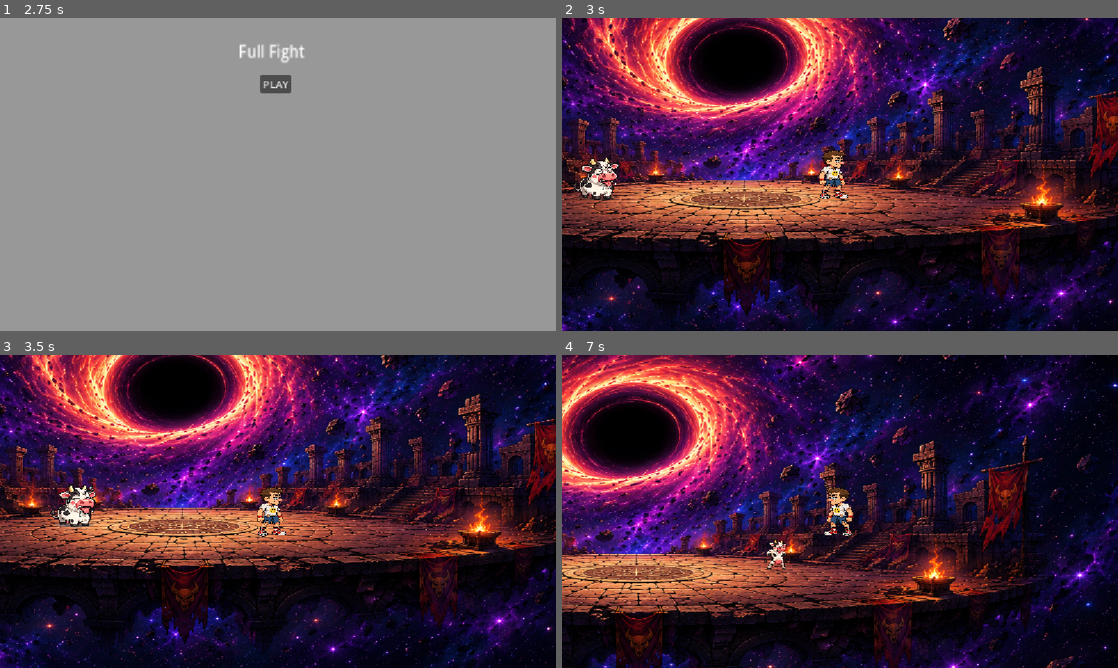
Above: before the commit, frames 1-4 (two rows, left to right).
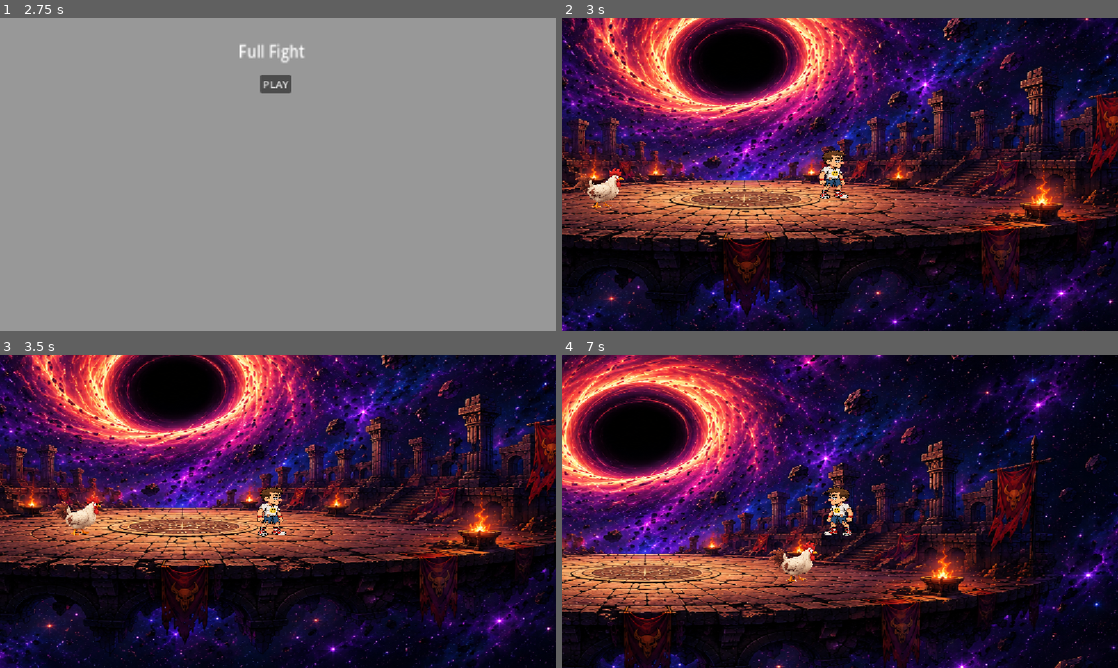
Above: after the commit, the same moments.

Repository: CarlosMoldovan/FightFull
Game: Godot game, scene res://splash.tscn
Two runs of this game, one before a commit and one after it. Both use one fixed random seed, a clock stepped at 60 frames per second and the inputs below. The engine's default icon, where the game draws it, is replaced by a stand-in: a white triangle on a blue panel in a dark square.
Inputs:
- Up to frame 1 (2.75 s): tap Enter at 0.5, 2 s; hold Right (move_right) 0.53-2.03 s; tap Space (attack) at 0.6, 1.25, 1.35, 2.1 s; tap Up (jump) at 0.77, 1.52 s; hold Left (move_left) from 2.03 s (still down)
- Up to frame 2 (3 s): release Left (move_left) at 2.75 s; click "PLAY" at 2.75 s
- Up to frame 3 (3.5 s): no input
- Up to frame 4 (7 s): hold Right (move_right) 3.53-5.03 s; tap Space (attack) every 0.75 s from 3.6 to 6.6 s; tap Up (jump) at 3.77, 4.52, 5.27, 6.77 s; hold Left (move_left) 5.03-5.78 s; hold Right (move_right) 5.78-6.53 s; hold Left (move_left) from 6.53 s (still down)

Frame 1 is identical in both runs. In frame 2, 0.9% of the frame differs, in the area x 2-12%, y 44-62%; in frame 3, 0.9%; in frame 4, 43%, in the area x 0-100%, y 0-100%.

Commit message:
Add chicken enemy and improve enemy collisions

Diff:
--- /dev/null
+++ b/chicken.gd
@@ -0,0 +1,159 @@
+extends "res://enemy.gd"
+
+const EGG_SCENE = preload("res://egg.tscn")
+
+var facing_left = false
+
+var player_on_top = false
+var player_on_top_time = 0.0
+var is_kicking = false
+
+const MAX_STOMP_TIME = 1.2
+const THROW_FORCE_X = 3500.0
+const THROW_FORCE_Y = -350.0
+
+
+func _ready():
+	super._ready()
+
+	$StompDetector.body_entered.connect(
+		_on_stomp_detector_body_entered
+	)
+
+	$StompDetector.body_exited.connect(
+		_on_stomp_detector_body_exited
+	)
+
+
+func _on_stomp_detector_body_entered(body):
+	if body.is_in_group("player"):
+		player_on_top = true
+		player_on_top_time = 0.0
+
+		print("PLAYER ON TOP OF CHICKEN")
+
+
+func _on_stomp_detector_body_exited(body):
+	if body.is_in_group("player"):
+		player_on_top = false
+		player_on_top_time = 0.0
+
+		print("PLAYER LEFT CHICKEN")
+
+
+func move_towards_player():
+	if player == null or is_kicking:
+		return
+
+	var direction = sign(player.global_position.x - global_position.x)
+
+	if direction < 0:
+		facing_left = true
+
+		if $AnimatedSprite2D.animation != "walk_reverse":
+			$AnimatedSprite2D.play("walk_reverse")
+	else:
+		facing_left = false
+
+		if $AnimatedSprite2D.animation != "walk":
+			$AnimatedSprite2D.play("walk")
+
+	velocity.x = direction * SPEED
+	velocity.y = 0
+	move_and_slide()
+
+
+func update_facing_direction():
+	if player == null:
+		return
+
+	if player.global_position.x < global_position.x:
+		facing_left = true
+	else:
+		facing_left = false
+
+
+func attack():
+	can_attack = false
+	velocity = Vector2.ZERO
+
+	update_facing_direction()
+
+	$ChickenSound.play()
+
+	await get_tree().create_timer(0.5).timeout
+
+	if facing_left:
+		$AnimatedSprite2D.play("attack_reverse")
+	else:
+		$AnimatedSprite2D.play("attack")
+
+	await get_tree().create_timer(0.5).timeout
+
+	$EggThrow.play()
+
+	var egg = EGG_SCENE.instantiate()
+	get_parent().add_child(egg)
+
+	egg.global_position = $EggSpawn.global_position
+
+	if facing_left:
+		egg.direction = Vector2.LEFT
+		egg.velocity.y = -200.0
+	else:
+		egg.direction = Vector2.RIGHT
+		egg.velocity.y = -200.0
+
+	await get_tree().create_timer(0.5).timeout
+
+	if facing_left:
+		$AnimatedSprite2D.play("walk_reverse")
+	else:
+		$AnimatedSprite2D.play("walk")
+
+	await get_tree().create_timer(ATTACK_COOLDOWN).timeout
+
+	can_attack = true
+
+
+func _physics_process(delta):
+	super._physics_process(delta)
+
+	if player_on_top and not is_kicking:
+		player_on_top_time += delta
+
+		if player_on_top_time >= MAX_STOMP_TIME:
+
+			is_kicking = true
+
+			update_facing_direction()
+
+			var throw_direction = 1
+
+			if facing_left:
+				$AnimatedSprite2D.play("attack_reverse")
+				$KickSound.play()
+				throw_direction = -1
+			else:
+				$AnimatedSprite2D.play("attack")
+				$KickSound.play()
+				throw_direction = 1
+
+			player.velocity.x = THROW_FORCE_X * throw_direction
+			player.velocity.y = THROW_FORCE_Y
+
+			print("CHICKEN THREW PLAYER")
+
+			player_on_top = false
+			player_on_top_time = 0.0
+
+			await get_tree().create_timer(2.0).timeout
+
+			is_kicking = false
+
+			update_facing_direction()
+
+			if facing_left:
+				$AnimatedSprite2D.play("walk_reverse")
+			else:
+				$AnimatedSprite2D.play("walk")
--- /dev/null
+++ b/chicken.tscn
@@ -0,0 +1,79 @@
+[gd_scene format=3 uid="uid://dpf7po2q04ous"]
+
+[ext_resource type="PackedScene" uid="uid://c4c52ypms5j8r" path="res://enemy.tscn" id="1_45cuv"]
+[ext_resource type="Script" uid="uid://bt6ooivjbe4bu" path="res://chicken.gd" id="2_isa2u"]
+[ext_resource type="Texture2D" uid="uid://dgcq1fkyty1bq" path="res://SpritesImages/chicken/attack/attac2.png" id="3_nnst4"]
+[ext_resource type="Texture2D" uid="uid://cgkuw2m0cywmc" path="res://SpritesImages/chicken/walk/1.png" id="3_vtlia"]
+[ext_resource type="Texture2D" uid="uid://c0trhvn4wb6ga" path="res://SpritesImages/chicken/walk/2.png" id="4_vs43v"]
+[ext_resource type="Texture2D" uid="uid://da5yj1i74gt2" path="res://SpritesImages/chicken/attack/attac1.png" id="4_xhwt5"]
+[ext_resource type="AudioStream" uid="uid://dww3vp0dc1cp6" path="res://Sounds/chickensound.mp3" id="7_sa2qs"]
+[ext_resource type="AudioStream" uid="uid://bfq3yr18t4ej5" path="res://Sounds/eggtrow.mp3" id="8_gdtnw"]
+[ext_resource type="AudioStream" uid="uid://domh5hcyuymlk" path="res://Sounds/kick.mp3" id="9_gdtnw"]
+
+[sub_resource type="SpriteFrames" id="SpriteFrames_tl7hd"]
+animations = [{
+"frames": [{
+"duration": 1.0,
+"texture": ExtResource("3_nnst4")
+}],
+"loop": 1,
+"name": &"attack",
+"speed": 5.0
+}, {
+"frames": [{
+"duration": 1.0,
+"texture": ExtResource("4_xhwt5")
+}],
+"loop": 1,
+"name": &"attack_reverse",
+"speed": 5.0
+}, {
+"frames": [{
+"duration": 1.0,
+"texture": ExtResource("3_vtlia")
+}],
+"loop": 1,
+"name": &"walk",
+"speed": 5.0
+}, {
+"frames": [{
+"duration": 1.0,
+"texture": ExtResource("4_vs43v")
+}],
+"loop": 1,
+"name": &"walk_reverse",
+"speed": 5.0
+}]
+
+[sub_resource type="RectangleShape2D" id="RectangleShape2D_k665r"]
+size = Vector2(69, 21)
+
+[node name="enemy" unique_id=1150459999 instance=ExtResource("1_45cuv")]
+script = ExtResource("2_isa2u")
+
+[node name="AnimatedSprite2D" parent="." index="0" unique_id=1107778407]
+scale = Vector2(0.07692311, 0.069182456)
+sprite_frames = SubResource("SpriteFrames_tl7hd")
+animation = &"walk"
+
+[node name="CollisionShape2D" parent="." index="1" unique_id=2030213173]
+position = Vector2(-1, 1)
+scale = Vector2(0.7800717, 0.6009143)
+
+[node name="EggSpawn" type="Marker2D" parent="." index="3" unique_id=1921193875]
+position = Vector2(-14, 8)
+
+[node name="ChickenSound" type="AudioStreamPlayer" parent="." index="4" unique_id=142816655]
+stream = ExtResource("7_sa2qs")
+
+[node name="EggThrow" type="AudioStreamPlayer" parent="." index="5" unique_id=427670724]
+stream = ExtResource("8_gdtnw")
+
+[node name="StompDetector" type="Area2D" parent="." index="6" unique_id=1627638802]
+
+[node name="CollisionShape2D" type="CollisionShape2D" parent="StompDetector" index="0" unique_id=1990974200]
+position = Vector2(4, -31)
+shape = SubResource("RectangleShape2D_k665r")
+
+[node name="KickSound" type="AudioStreamPlayer" parent="." index="7" unique_id=1870319575]
+stream = ExtResource("9_gdtnw")
--- a/cow.gd
+++ b/cow.gd
@@ -5,6 +5,7 @@
 @onready var milk_hitbox = $AttackDirection/MilkHitbox
 @onready var stomp_detector = $StompDetector
 @onready var kick_sound = $KickSound
+@onready var collision_shape = $CollisionShape2D
 var facing_left = false
 var is_kicking = false
 
@@ -14,6 +15,14 @@
 const MAX_STOMP_TIME = 1.2
 const THROW_FORCE_X = 3500.0
 const THROW_FORCE_Y = -350.0
+
+func update_collision():
+	if $AnimatedSprite2D.animation == "attack" or $AnimatedSprite2D.animation == "attack_reverse":
+		collision_shape.position.y = 10
+		collision_shape.scale = Vector2(0.9, 0.85)
+	else:
+		collision_shape.position.y = 0
+		collision_shape.scale = Vector2(1, 1)
 
 func _ready():
 
@@ -139,6 +148,7 @@
 func _physics_process(delta):
 
 	super._physics_process(delta)
+	update_collision()
 
 	if player_on_top and not is_kicking:
 
--- a/cow.tscn
+++ b/cow.tscn
@@ -75,19 +75,20 @@
 size = Vector2(114.12428, 89.28532)
 
 [sub_resource type="RectangleShape2D" id="RectangleShape2D_nac40"]
-size = Vector2(105, 9.5)
+size = Vector2(39, 9)
 
 [node name="enemy" unique_id=1150459999 instance=ExtResource("1_nuh3y")]
 script = ExtResource("2_uaxjc")
 
 [node name="AnimatedSprite2D" parent="." index="0" unique_id=1107778407]
 position = Vector2(-4, 1)
-scale = Vector2(0.16032422, 0.14168397)
+scale = Vector2(0.1511724, 0.15407537)
 sprite_frames = SubResource("SpriteFrames_7k104")
-animation = &"attack"
+animation = &"walk"
 
 [node name="CollisionShape2D" parent="." index="1" unique_id=2030213173]
-scale = Vector2(0.85834515, 0.79651177)
+position = Vector2(-6, -2)
+scale = Vector2(0.6365659, 0.7289064)
 
 [node name="MooSound" type="AudioStreamPlayer2D" parent="." index="2" unique_id=1857454714]
 stream = ExtResource("7_jhu8x")
@@ -112,7 +113,7 @@
 [node name="StompDetector" type="Area2D" parent="." index="4" unique_id=1750260215]
 
 [node name="CollisionShape2D" type="CollisionShape2D" parent="StompDetector" index="0" unique_id=1970185792]
-position = Vector2(7, -51)
+position = Vector2(-3, -43)
 shape = SubResource("RectangleShape2D_nac40")
 
 [node name="KickSound" type="AudioStreamPlayer2D" parent="." index="5" unique_id=982461228]
--- /dev/null
+++ b/egg.gd
@@ -0,0 +1,21 @@
+extends Area2D
+
+const SPEED = 500.0
+const GRAVITY = 900.0
+const ARC_FORCE = -650.0
+const DAMAGE = 10
+
+var direction = Vector2.ZERO
+var velocity = Vector2.ZERO
+
+func _physics_process(delta):
+	velocity.x = direction.x * SPEED
+	velocity.y += GRAVITY * delta
+
+	position += velocity * delta
+
+
+func _on_body_entered(body):
+	if body.is_in_group("player"):
+		body.take_damage(DAMAGE)
+		queue_free()
--- /dev/null
+++ b/egg.tscn
@@ -0,0 +1,19 @@
+[gd_scene format=3 uid="uid://b3h1uv0i730w4"]
+
+[ext_resource type="Texture2D" uid="uid://cbw1kt5uqi0af" path="res://SpritesImages/chicken/egg.png" id="1_6upkn"]
+[ext_resource type="Script" uid="uid://bo0hk3u132u1t" path="res://egg.gd" id="1_60cwx"]
+
+[sub_resource type="CapsuleShape2D" id="CapsuleShape2D_w3ai0"]
+height = 22.0
+
+[node name="Node2D" type="Area2D" unique_id=224845660]
+script = ExtResource("1_60cwx")
+
+[node name="Sprite2D" type="Sprite2D" parent="." unique_id=1664108151]
+scale = Vector2(0.034098376, 0.03759111)
+texture = ExtResource("1_6upkn")
+
+[node name="CollisionShape2D" type="CollisionShape2D" parent="." unique_id=1504196638]
+shape = SubResource("CapsuleShape2D_w3ai0")
+
+[connection signal="body_entered" from="." to="." method="_on_body_entered"]
--- a/enemy.tscn
+++ b/enemy.tscn
@@ -10,6 +10,7 @@
 script = ExtResource("1_4gyqm")
 
 [node name="AnimatedSprite2D" type="AnimatedSprite2D" parent="." unique_id=1107778407]
+position = Vector2(-1, 0)
 
 [node name="CollisionShape2D" type="CollisionShape2D" parent="." unique_id=2030213173]
 position = Vector2(0, 0.5)
--- a/level_manager.gd
+++ b/level_manager.gd
@@ -4,12 +4,13 @@
 var level_finished = false
 
 var levels = {
-	1: ["Cow"],
+	1: ["Chicken"],
 	2: ["Cow"],
 	3: ["Cow"]
 }
 
 const COW_SCENE = preload("res://cow.tscn")
+const CHICKEN_SCENE = preload("res://chicken.tscn")
 
 
 func _ready():
@@ -48,6 +49,14 @@
 
 		get_parent().call_deferred("add_child", cow)
 
+	elif enemy_name == "Chicken":
+		var chicken = CHICKEN_SCENE.instantiate()
+
+		var spawn = get_parent().get_node("EnemySpawn")
+		chicken.global_position = spawn.global_position
+
+		get_parent().call_deferred("add_child", chicken)
+
 
 func level_complete():
 
--- a/player.gd
+++ b/player.gd
@@ -18,12 +18,16 @@
 @onready var laser = $AttackDirection/Laser
 var laser_right_texture = preload("res://SpritesImages/Player/Attack/attackR.png")
 @onready var laser_sound = $LaserSound
+@onready var laser_hitbox = $AttackDirection/LaserHitbox
 
 var is_dying = false
 var death_timer = 0.0
 
 const DEATH_DURATION = 5.0
 const MAX_SHAKE = 8.0
+
+func _ready():
+	laser_hitbox.monitoring = false
 
 
 func _physics_process(delta: float):
@@ -204,10 +208,12 @@
 	laser_sound.play()
 
 	laser.visible = true
+	laser_hitbox.monitoring = true
 
 	await get_tree().create_timer(0.15).timeout
 
 	laser.visible = false
+	laser_hitbox.monitoring = false
 
 
 func _on_laser_hitbox_body_entered(body):
Not shown, added: Sounds/chickensound.mp3.import
Not shown, added: Sounds/eggtrow.mp3.import
Binary file added: SpritesImages/chicken/attack/attac1.png
Not shown, added: SpritesImages/chicken/attack/attac1.png.import
Binary file added: SpritesImages/chicken/attack/attac2.png
Not shown, added: SpritesImages/chicken/attack/attac2.png.import
Binary file added: SpritesImages/chicken/egg.png
Not shown, added: SpritesImages/chicken/egg.png.import
Binary file added: SpritesImages/chicken/walk/1.png
Not shown, added: SpritesImages/chicken/walk/1.png.import
Binary file added: SpritesImages/chicken/walk/2.png
Not shown, added: SpritesImages/chicken/walk/2.png.import
(and 4 more such lines)
